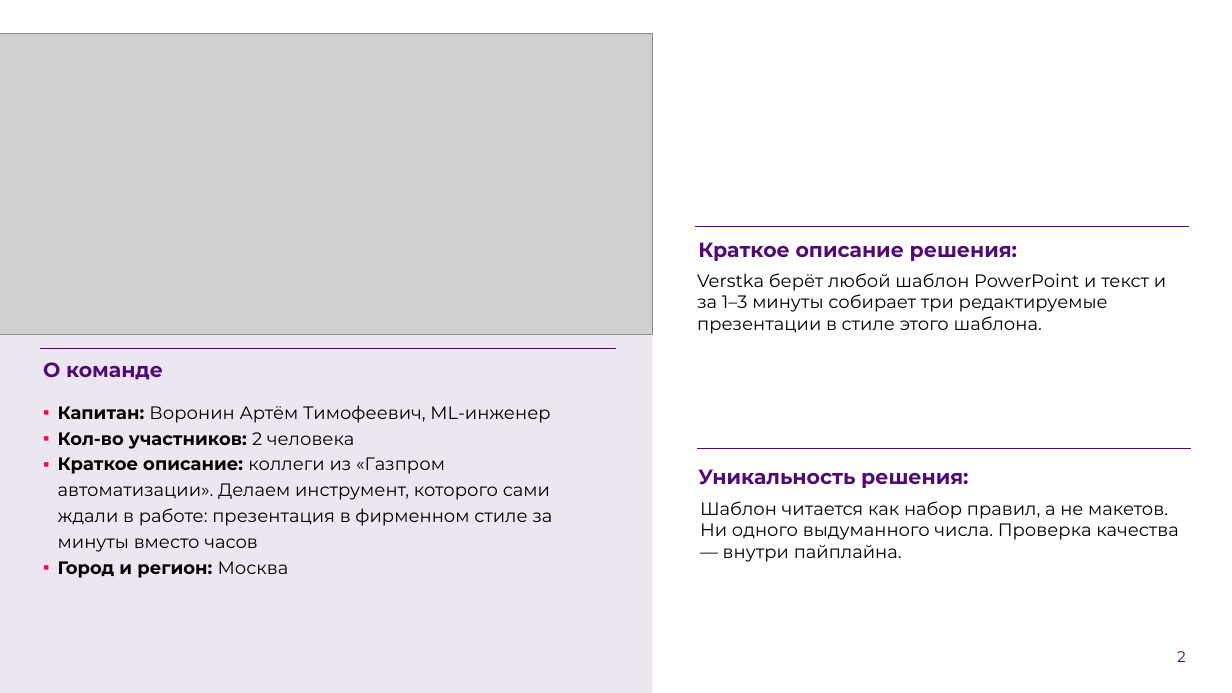
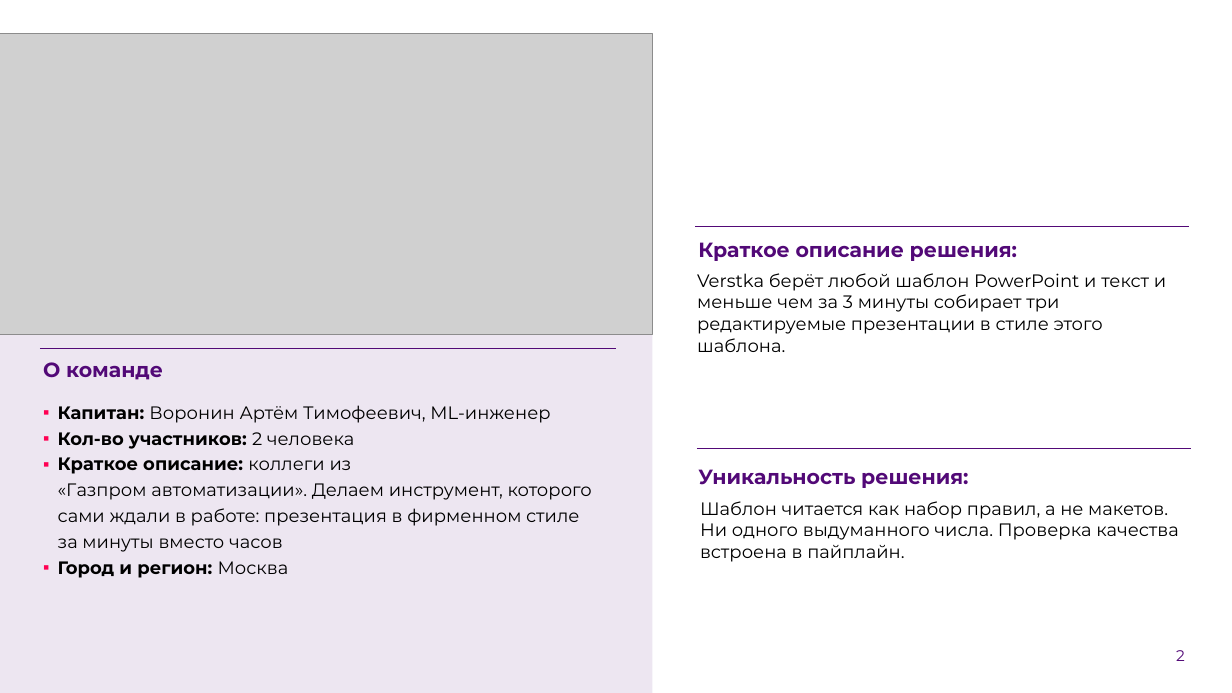
Before and after one commit to hl0pch1k/verstka, a slide deck: slide 2 of docs/presentation/verstka-pitch.pptx. Drawn at 1232x693 pixels with LibreOffice and Linux fonts; fonts in the diff are those of the drawing; grey boxes stand for pictures; background and template pictures are left out. Boxes give left, top, right and bottom in pixels: in the first picture for what was removed or moved away, otherwise in the second. Text is boxed around its words. In the diff, an @@ line names an element or a change of style, - is before the commit and + after.

Commit message:
Презентация проекта после независимой проверки вёрстки
- все поля и отступы по одной сетке, номера страниц на одном месте и видны на тёмных слайдах
- «Результат»: сетка девяти презентаций на слайде, где варианты заметно отличаются
- согласованы цифры: время прогонов из видео и демо-презентаций подписано отдельно
- счётчик тестов в README: 2 035

```diff
--- a/docs/presentation/verstka-pitch.pptx
+++ b/docs/presentation/verstka-pitch.pptx
@@ text at box(697, 273, 1166, 352): text changed @@
-Verstka берёт любой шаблон PowerPoint и текст и за 1–3 минуты собирает три редактируемые презентации в стиле этого шаблона.
+Verstka берёт любой шаблон PowerPoint и текст и меньше чем за 3 минуты собирает три редактируемые презентации в стиле этого шаблона.
@@ text "Капитан: Воронин Артём Тимофеевич, ML-инженер" rewrapped from box(58, 405, 552, 578) to box(58, 405, 592, 578) @@
@@ text at box(700, 501, 1179, 562): text changed @@
-Шаблон читается как набор правил, а не макетов. Ни одного выдуманного числа. Проверка качества — внутри пайплайна.
+Шаблон читается как набор правил, а не макетов. Ни одного выдуманного числа. Проверка качества встроена в пайплайн.
```
Also in this commit, not shown: 10 other slides changed, 1 other file.
